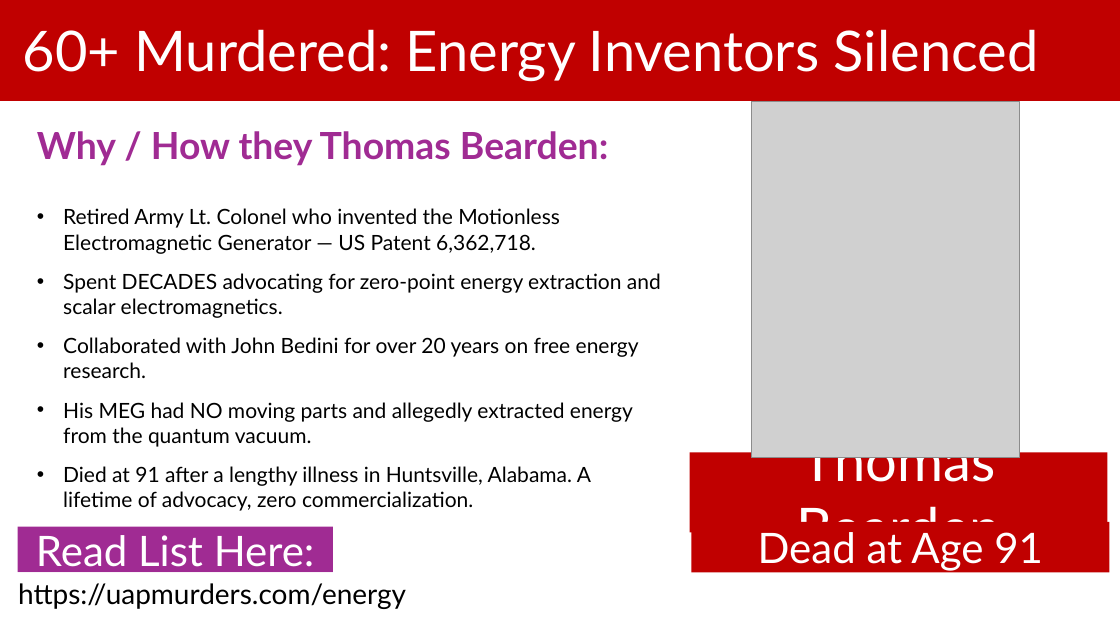
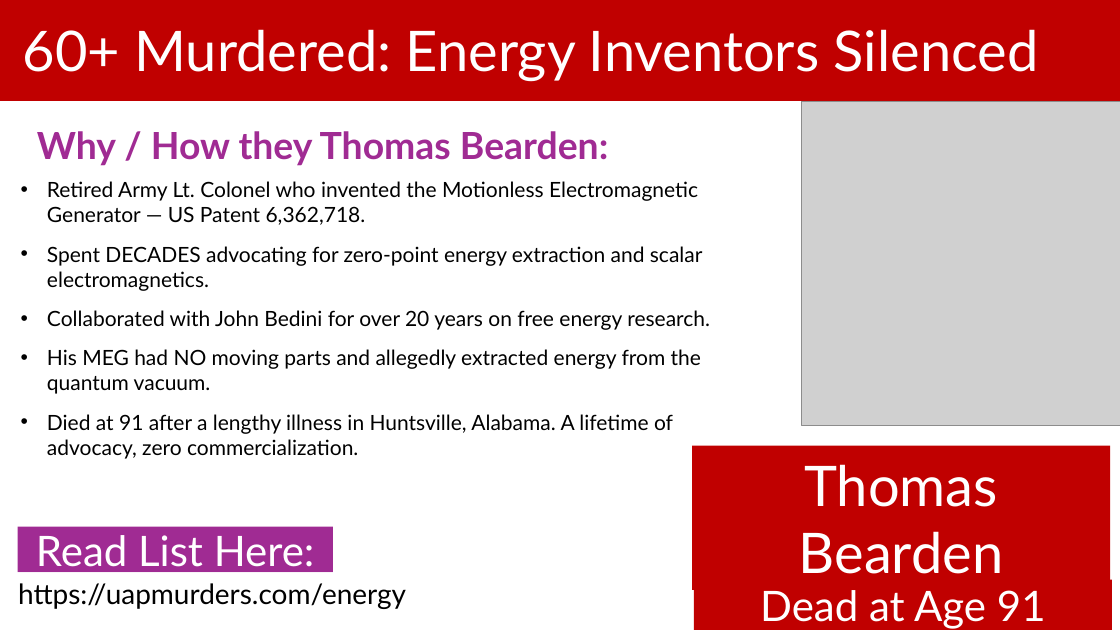
Before and after one commit to BryanStarbuck/UAP_Murder_Docus, a slide deck: slide 39 of Energy/Energy_Murders.pptx (slide 42 before the commit). Drawn at 1120x630 pixels with LibreOffice and Linux fonts; fonts in the diff are those of the drawing; grey boxes stand for pictures. Boxes give left, top, right and bottom in pixels: in the first picture for what was removed or moved away, otherwise in the second. Text is boxed around its words. In the diff, an @@ line names an element or a change of style, - is before the commit and + after.

Commit message:
Update presentation files for Energy, Physics, and UAPs investigations

```diff
--- a/Energy/Energy_Murders.pptx
+++ b/Energy/Energy_Murders.pptx
@@ picture: place and size @@
-picture at (752, 101, 1019, 458)
+picture at (802, 101, 1120, 425)
@@ text "Retired Army Lt. Colonel who ..." rewrapped from (63, 208, 661, 486) to (47, 181, 710, 459) @@
@@ rectangle "Thomas Bearden": place and size @@
-rectangle "Thomas Bearden" at (690, 453, 1108, 533)
+rectangle "Thomas Bearden" at (692, 446, 1111, 591)
@@ text "https://uapmurders.com/energy" rewrapped from (10, 572, 1084, 614) to (18, 583, 406, 609) @@
@@ text "Dead at Age 91" rewrapped from (691, 522, 1110, 572) to (760, 590, 1046, 629) @@
```
Also in this commit, not shown: 40 other slides changed, 2 slides removed, 2 other files.
